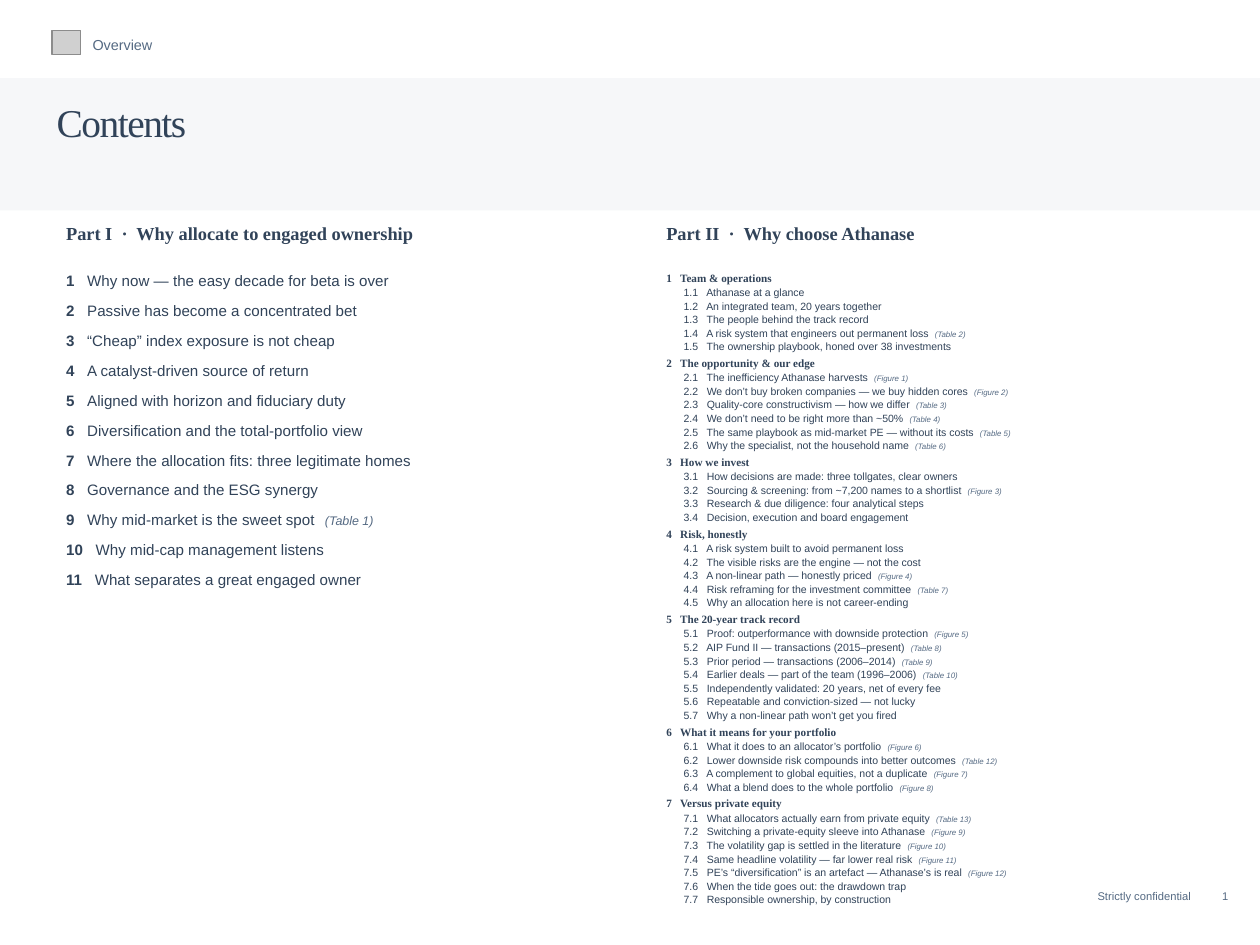
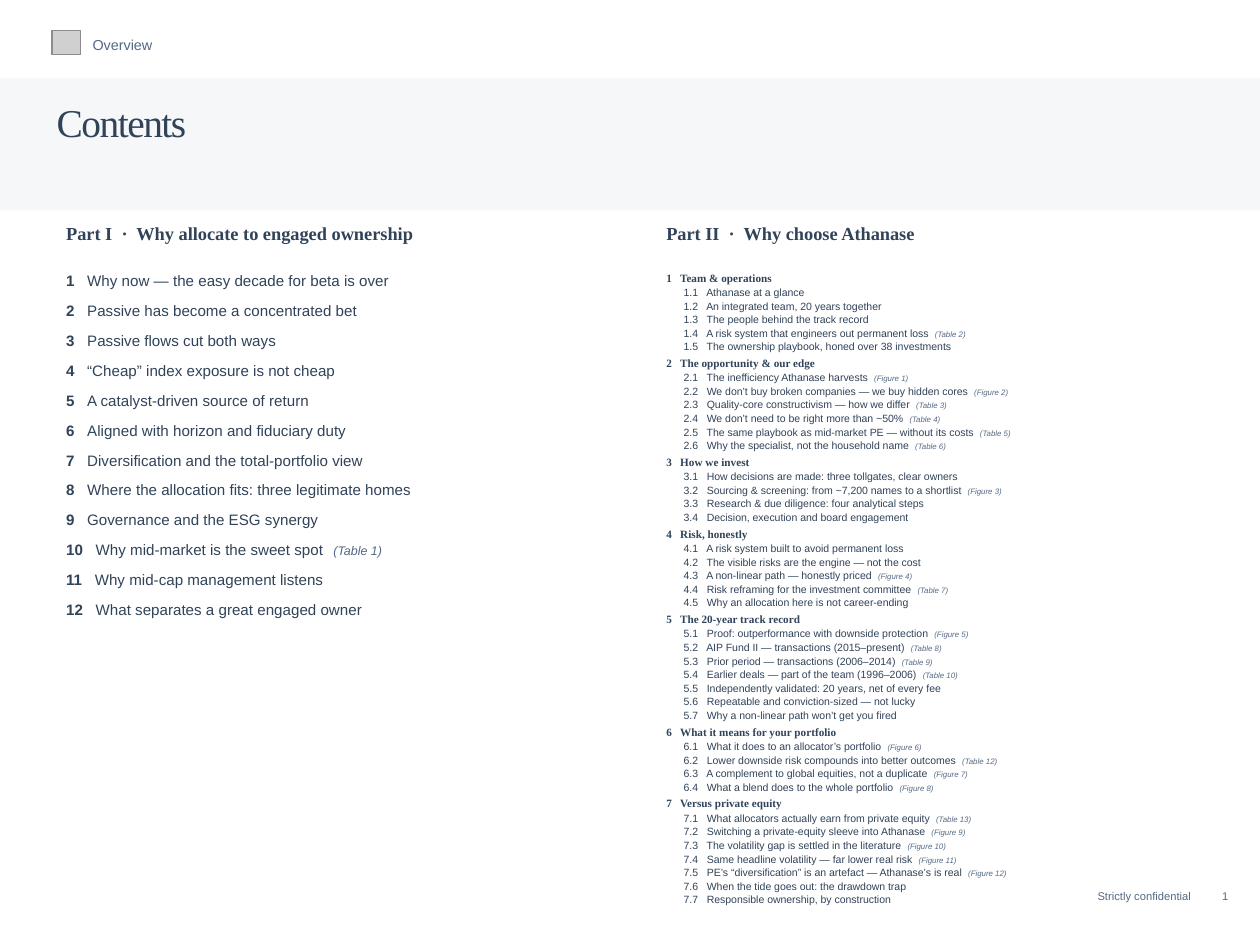
Before and after one commit to charette-lab/Claude, a slide deck: slide 2 of Athanase_Engaged_Ownership_Allocator_Deck.pptx. Drawn at 1260x945 pixels with LibreOffice and Linux fonts; fonts in the diff are those of the drawing; grey boxes stand for pictures. Boxes give left, top, right and bottom in pixels: in the first picture for what was removed or moved away, otherwise in the second. Text is boxed around its words. In the diff, an @@ line names an element or a change of style, - is before the commit and + after.

```diff
--- a/Athanase_Engaged_Ownership_Allocator_Deck.pptx
+++ b/Athanase_Engaged_Ownership_Allocator_Deck.pptx
@@ text at (x1=66, y1=335, x2=411, y2=618): text changed @@
-3 “Cheap” index exposure is not cheap
-4 A catalyst-driven source of return
-5 Aligned with horizon and fiduciary duty
-6 Diversification and the total-portfolio view
-7 Where the allocation fits: three legitimate homes
-8 Governance and the ESG synergy
-9 Why mid-market is the sweet spot (Table 1)
-10 Why mid-cap management listens
-11 What separates a great engaged owner
+3 Passive flows cut both ways
+4 “Cheap” index exposure is not cheap
+5 A catalyst-driven source of return
+6 Aligned with horizon and fiduciary duty
+7 Diversification and the total-portfolio view
+8 Where the allocation fits: three legitimate homes
+9 Governance and the ESG synergy
+10 Why mid-market is the sweet spot (Table 1)
+11 Why mid-cap management listens
+12 What separates a great engaged owner
```
Also in this commit, not shown: 59 other slides changed, 1 slide added, 1 other file.
